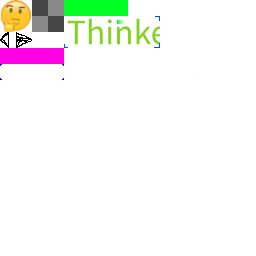
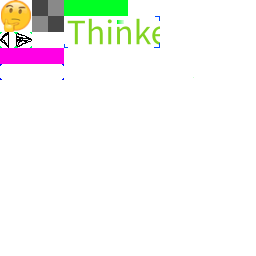
Before/after of a 256px x 256px layered artwork. What changed in the layer stack:
pixels changed over (0, 32, 32, 48) (layer not identified)
